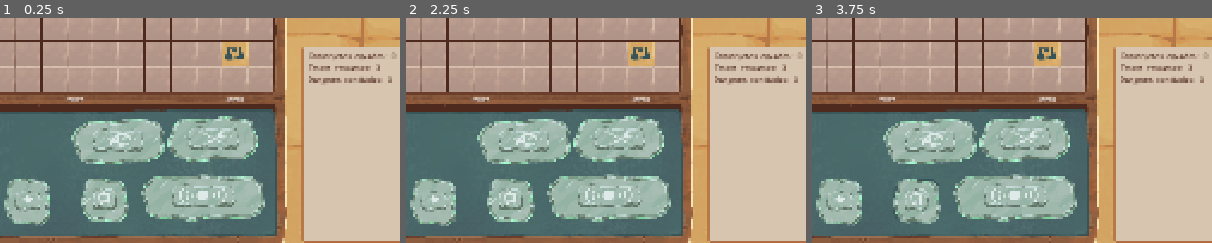
Above: before the commit, frames 1-3 (left to right).
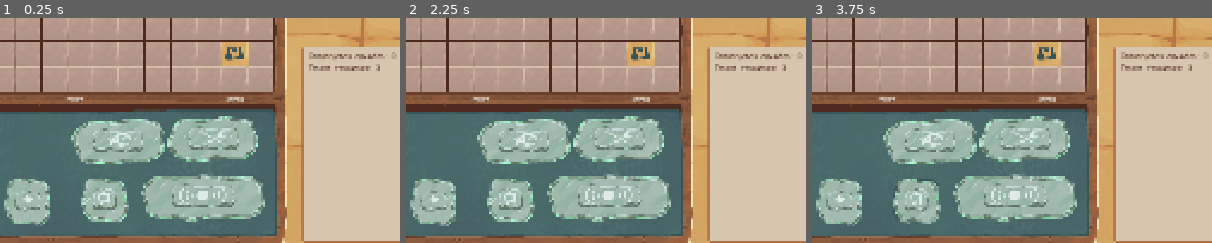
Above: after the commit, the same moments.

Repository: Urutau-Games/felpojam-2026
Game: Godot game, scene res://screens/player_board/player_board.tscn
Two runs of this game, one before a commit and one after it. Both use one fixed random seed, a clock stepped at 60 frames per second and the inputs below.
Inputs (mouse positions are % of the whole screen's width and height, from its top left):
- Up to frame 1 (0.25 s): no input
- Up to frame 2 (2.25 s): click (37, 48) at 0.5 s; click (37, 60) at 1.25 s; click (43, 60) at 2 s
- Up to frame 3 (3.75 s): click (30, 60) at 2.75 s; click (53, 60) at 3.5 s
The pictures show only the part of the screen within x 40-90%, y 19-69%; the shares and areas given below are measured in that part.

The runs differ from the first frame. In frame 1, 0.4% of the frame differs, in the area x 77-98%, y 25-30%; in frame 2, 0.4%; in frame 3, 0.4%.

Commit message:
Add music

Diff:
--- a/source/assets/main_theme.tres
+++ b/source/assets/main_theme.tres
@@ -7,3 +7,4 @@
 NotesLabel/base_type = &"Label"
 NotesLabel/colors/font_color = Color(0.30588236, 0.16470589, 0.11764706, 1)
 NotesLabel/font_sizes/font_size = 20
+TitleScreenButton/base_type = &"Button"
--- /dev/null
+++ b/source/default_bus_layout.tres
@@ -0,0 +1,9 @@
+[gd_resource type="AudioBusLayout" format=3 uid="uid://d1uexdadefrkm"]
+
+[resource]
+bus/1/name = &"Music"
+bus/1/solo = false
+bus/1/mute = false
+bus/1/bypass_fx = false
+bus/1/volume_db = 0.0
+bus/1/send = &"Master"
--- /dev/null
+++ b/source/objects/music_player/music_player.gd
@@ -0,0 +1,34 @@
+extends AudioStreamPlayer
+
+@export var planning_phase_music: AudioStream
+@export var menu_music: AudioStream
+@export var action_phase_music: AudioStream
+
+@export var fade_out_time: float = 0.3
+@export var fade_in_time: float = 0.2
+
+var _starting_volume: float
+
+func _ready() -> void:
+	_starting_volume = volume_linear
+	stream = menu_music
+	play()
+
+func play_planning_phase() -> void:
+	_switch_music(planning_phase_music)
+
+func play_menu() -> void:
+	_switch_music(menu_music)
+
+func play_action() -> void:
+	_switch_music(action_phase_music)
+
+func _switch_music(new_stream: AudioStream) -> void:
+	var tween := create_tween()
+	tween.tween_property(self, 'volume_linear', 0, fade_out_time)
+	tween.tween_callback(_change_and_play.bind(new_stream))
+	tween.tween_property(self, 'volume_linear', _starting_volume, fade_in_time)
+
+func _change_and_play(new_stream: AudioStream) -> void:
+	stream = new_stream
+	play()
--- /dev/null
+++ b/source/objects/music_player/music_player.tscn
@@ -0,0 +1,13 @@
+[gd_scene format=3 uid="uid://dhsisp2s0hx3v"]
+
+[ext_resource type="Script" uid="uid://dmelapg3muqt1" path="res://objects/music_player/music_player.gd" id="1_kuot6"]
+[ext_resource type="AudioStream" uid="uid://cppuk6pwqkhv6" path="res://assets/audio/songs/412048__shortiefoeva2__making-up-soft-hip-hop.mp3" id="2_fmyae"]
+[ext_resource type="AudioStream" uid="uid://byuchcd4lt1nh" path="res://assets/audio/songs/172707__axtoncrolley__nodens-field-song.mp3" id="3_qes4x"]
+[ext_resource type="AudioStream" uid="uid://cavb602gliwv6" path="res://assets/audio/songs/157846__darkmast49__fightscene.mp3" id="4_xxc8b"]
+
+[node name="MusicPlayer" type="AudioStreamPlayer" unique_id=77250248]
+bus = &"Music"
+script = ExtResource("1_kuot6")
+planning_phase_music = ExtResource("2_fmyae")
+menu_music = ExtResource("3_qes4x")
+action_phase_music = ExtResource("4_xxc8b")
--- a/source/project.godot
+++ b/source/project.godot
@@ -18,6 +18,7 @@
 [autoload]
 
 GameManager="*uid://d2ltm6fxv6lsr"
+MusicPlayer="*uid://dhsisp2s0hx3v"
 
 [display]
 
--- a/source/screens/player_board/player_board.gd
+++ b/source/screens/player_board/player_board.gd
@@ -11,9 +11,14 @@
 @export var stamp_button_group: ButtonGroup
 
 func _ready() -> void:
+	MusicPlayer.play_planning_phase()
+
 	GameManager.target_reached.connect(_on_target_reached)
 	GameManager.stamp_picked.connect(_on_stamp_picked)
 	GameManager.stamp_dropped.connect(_on_stamp_dropped)
+
+	GameManager.execution_started.connect(_on_execution_started)
+	GameManager.execution_finished.connect(_on_execution_finished)
 
 func _on_clean_button_pressed() -> void:
 	command_panel.clear()
@@ -50,3 +55,9 @@
 
 func _on_button_pressed() -> void:
 	get_tree().reload_current_scene()
+
+func _on_execution_started() -> void:
+	MusicPlayer.play_action()
+
+func _on_execution_finished() -> void:
+	MusicPlayer.play_planning_phase()
--- a/source/screens/player_board/player_board.tscn
+++ b/source/screens/player_board/player_board.tscn
@@ -68,7 +68,6 @@
 grow_vertical = 2
 script = ExtResource("1_xkjum")
 stamp_button_group = ExtResource("5_a7888")
-metadata/_edit_vertical_guides_ = [1963.0]
 
 [node name="Background" type="CanvasLayer" parent="." unique_id=2101779868]
 
@@ -312,6 +311,7 @@
 text = "3"
 
 [node name="HBoxContainer3" type="HBoxContainer" parent="Game/MarginContainer/Control/Panel/VBoxContainer2" unique_id=192922090]
+visible = false
 layout_mode = 2
 
 [node name="Label" type="Label" parent="Game/MarginContainer/Control/Panel/VBoxContainer2/HBoxContainer3" unique_id=1932598632]
--- /dev/null
+++ b/source/screens/title/title_screen.gd
@@ -0,0 +1,9 @@
+extends Control
+
+
+func _on_play_pressed() -> void:
+	SceneManager.transition_to(SceneManager.Scene.PLAY)
+
+
+func _on_exit_pressed() -> void:
+	get_tree().quit()
--- /dev/null
+++ b/source/screens/title/title_screen.tscn
@@ -0,0 +1,45 @@
+[gd_scene format=3 uid="uid://didjfi4wjm87h"]
+
+[ext_resource type="Script" uid="uid://cugmea7otbvp1" path="res://screens/title/title_screen.gd" id="1_a0lyr"]
+
+[node name="TitleScreen" type="Control" unique_id=1169439539]
+layout_mode = 3
+anchors_preset = 15
+anchor_right = 1.0
+anchor_bottom = 1.0
+grow_horizontal = 2
+grow_vertical = 2
+script = ExtResource("1_a0lyr")
+
+[node name="VBoxContainer" type="VBoxContainer" parent="." unique_id=1638323111]
+layout_mode = 1
+anchors_preset = 8
+anchor_left = 0.5
+anchor_top = 0.5
+anchor_right = 0.5
+anchor_bottom = 0.5
+grow_horizontal = 2
+grow_vertical = 2
+
+[node name="Play" type="Button" parent="VBoxContainer" unique_id=87206813]
+layout_mode = 2
+text = "Jogar"
+
+[node name="HowToPlay" type="Button" parent="VBoxContainer" unique_id=601510062]
+layout_mode = 2
+text = "Como Jogar"
+
+[node name="Options" type="Button" parent="VBoxContainer" unique_id=911742888]
+layout_mode = 2
+text = "Opções"
+
+[node name="Credits" type="Button" parent="VBoxContainer" unique_id=1695045701]
+layout_mode = 2
+text = "Créditos"
+
+[node name="Exit" type="Button" parent="VBoxContainer" unique_id=1458782358]
+layout_mode = 2
+text = "Sair"
+
+[connection signal="pressed" from="VBoxContainer/Play" to="." method="_on_play_pressed"]
+[connection signal="pressed" from="VBoxContainer/Exit" to="." method="_on_exit_pressed"]
Not shown, added: source/assets/audio/songs/157846__darkmast49__fightscene.mp3.import
Not shown, added: source/assets/audio/songs/172707__axtoncrolley__nodens-field-song.mp3.import
Not shown, added: source/assets/audio/songs/412048__shortiefoeva2__making-up-soft-hip-hop.mp3.import
Not shown, added: source/objects/music_player/music_player.gd.uid
Not shown, added: source/screens/title/title_screen.gd.uid
Not shown, changed: README.md
Not shown, added: source/assets/audio/songs/157846__darkmast49__fightscene.mp3
Not shown, added: source/assets/audio/songs/172707__axtoncrolley__nodens-field-song.mp3
Not shown, added: source/assets/audio/songs/412048__shortiefoeva2__making-up-soft-hip-hop.mp3
